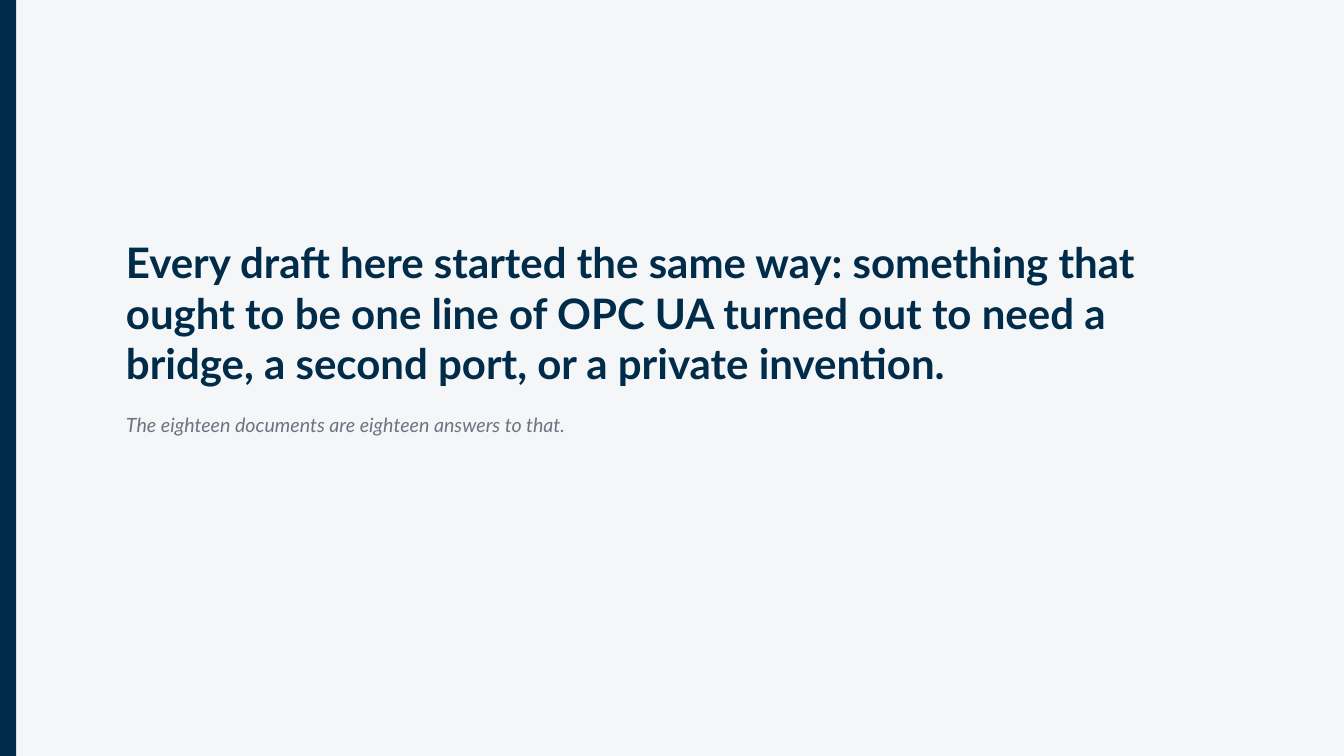
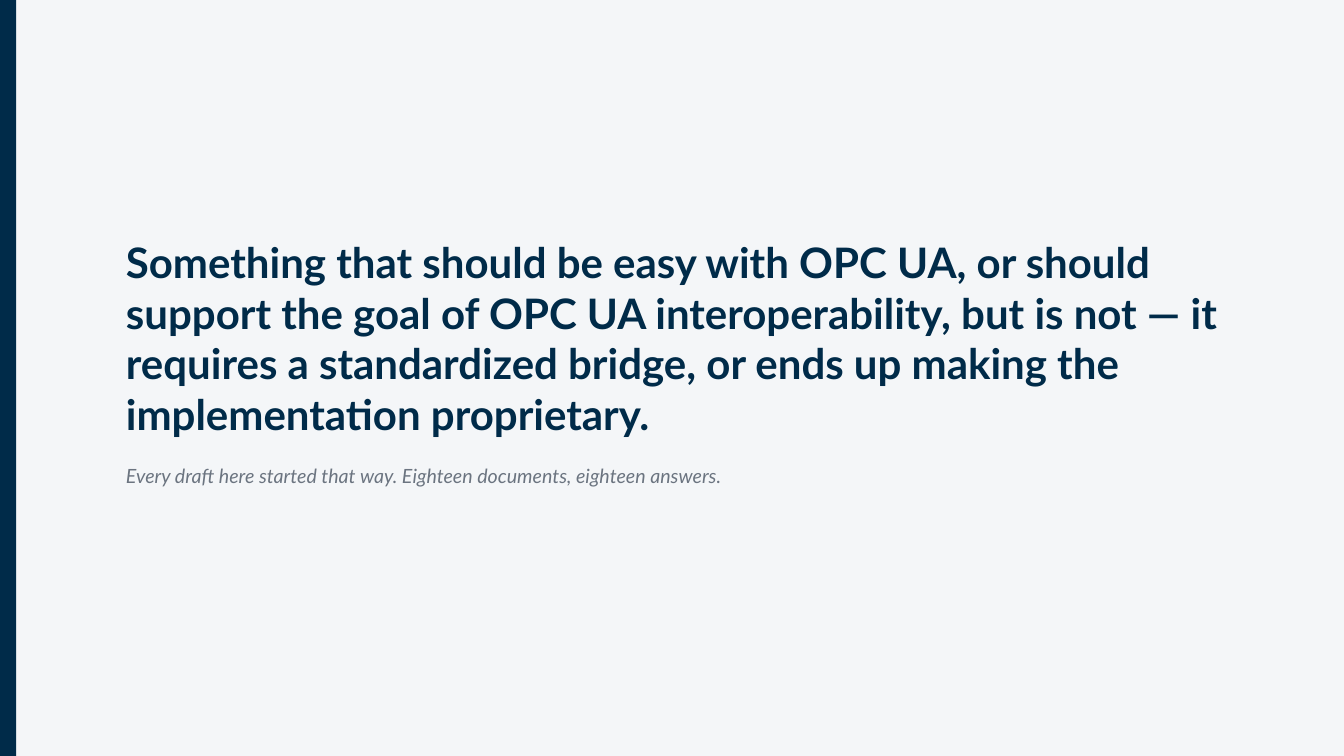
Before and after one commit to marcschier/opcua-drafts, a slide deck: slide 2 of decks/OPC-UA-Drafts-Overview.pptx. Drawn at 1344x756 pixels with LibreOffice and Linux fonts; fonts in the diff are those of the drawing. Boxes give left, top, right and bottom in pixels: in the first picture for what was removed or moved away, otherwise in the second. Text is boxed around its words. In the diff, an @@ line names an element or a change of style, - is before the commit and + after.

```diff
--- a/decks/OPC-UA-Drafts-Overview.pptx
+++ b/decks/OPC-UA-Drafts-Overview.pptx
@@ text at (x1=126, y1=246, x2=1217, y2=487): text changed @@
-Every draft here started the same way: something that ought to be one line of OPC UA turned out to need a bridge, a second port, or a private invention.
-The eighteen documents are eighteen answers to that.
+Something that should be easy with OPC UA, or should support the goal of OPC UA interoperability, but is not — it requires a standardized bridge, or ends up making the implementation proprietary.
+Every draft here started that way. Eighteen documents, eighteen answers.
```
Also in this commit, not shown: 103 other slides changed, 32 other files.
